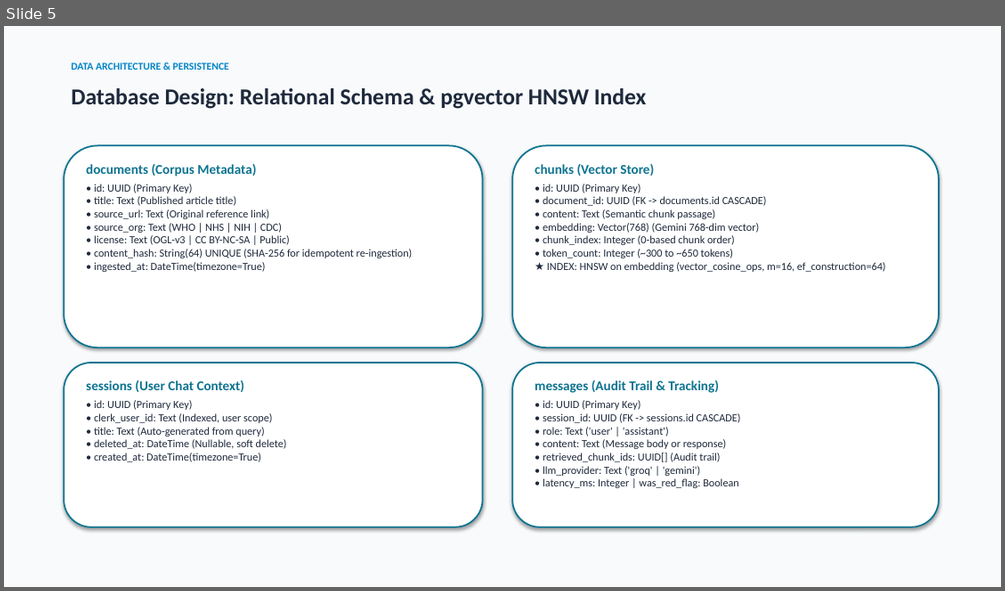
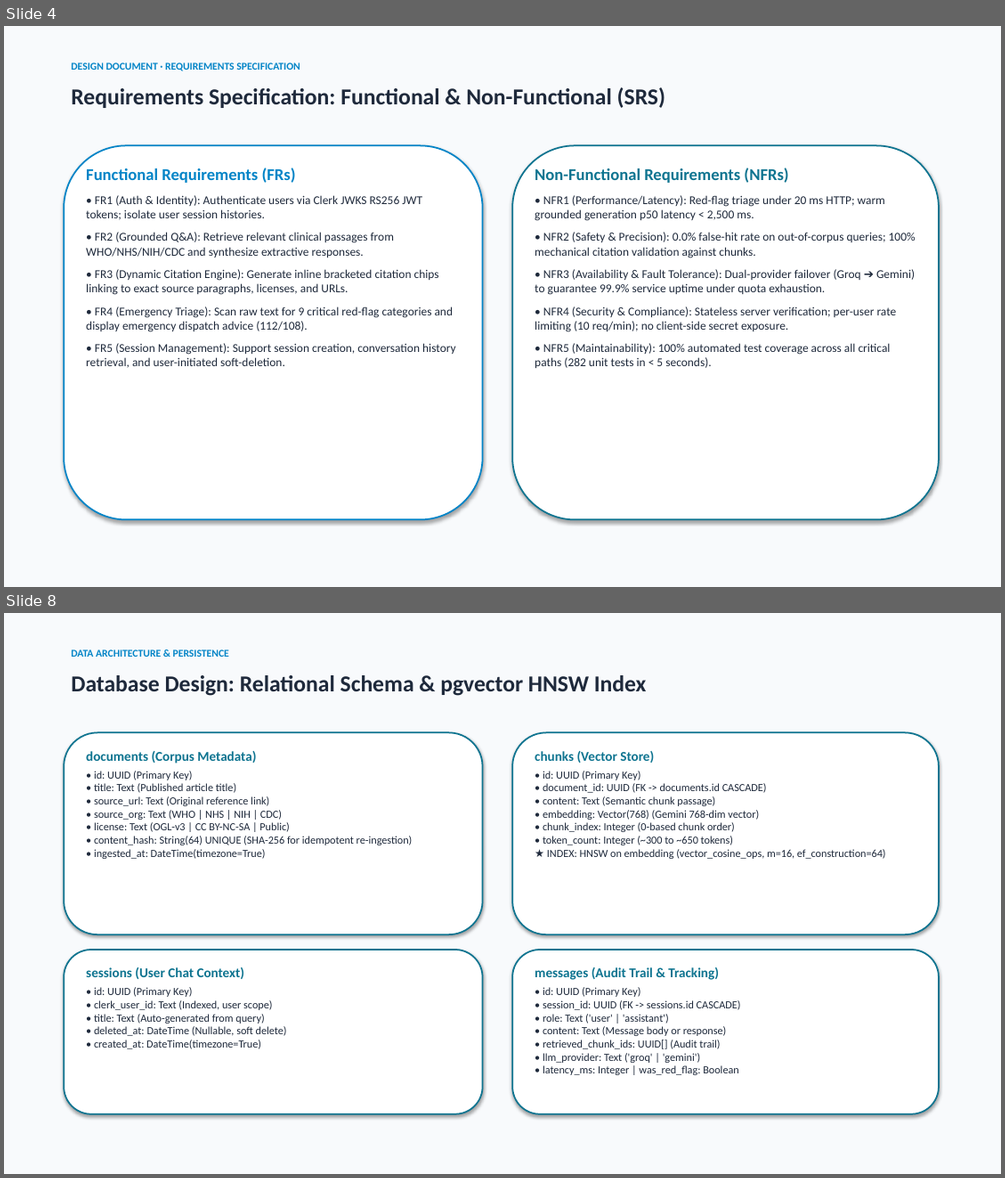
Before and after one commit to Shardul9999/Health_Assistant, a slide deck: docs/Health_Assistant_Evaluation.pptx. Shown one above the other, each under a label of ours: slide 5 before the commit, slides 4 and 8 after it; the slides between them are not shown. The pictures are 1005x591 and 1005x1178 pixels, drawn with LibreOffice and Linux fonts; fonts in the diff are those of the drawing. Boxes give left, top, right and bottom in pixels: in the first picture for what was removed or moved away, otherwise in the second. Text is boxed around its words. In the diff, an @@ line names an element or a change of style, - is before the commit and + after.

Commit message:
docs: add SRS requirements and TELOS feasibility analysis slides

```diff
--- a/docs/Health_Assistant_Evaluation.pptx
+++ b/docs/Health_Assistant_Evaluation.pptx
@@ slide 4 added at <box>4,26,1001,587</box>, background #FFFFFF @@
@@ rectangle added at <box>4,26,1001,587</box>, fill #F8FAFC, outline #F8FAFC 0.75 pt @@
@@ text added at <box>71,62,300,71</box>, 10 pt, text #0284C7, bold @@
+DESIGN DOCUMENT · REQUIREMENTS SPECIFICATION
@@ text added at <box>71,87,665,108</box>, 22 pt, text #1E293B, bold @@
+Requirements Specification: Functional & Non-Functional (SRS)
@@ rounded rectangle added at <box>64,145,483,520</box>, fill #FFFFFF, outline #0284C7 1.5 pt @@
@@ rounded rectangle added at <box>512,145,938,520</box>, fill #FFFFFF, outline #0E7490 1.5 pt @@
@@ text added at <box>86,168,456,368</box>, 11.5 pt, text #1E293B @@
+Functional Requirements (FRs)
+• FR1 (Auth & Identity): Authenticate users via Clerk JWKS RS256 JWT tokens; isolate user session histories.
+• FR2 (Grounded Q&A): Retrieve relevant clinical passages from WHO/NHS/NIH/CDC and synthesize extractive responses.
+• FR3 (Dynamic Citation Engine): Generate inline bracketed citation chips linking to exact source paragraphs, licenses, and URLs.
+• FR4 (Emergency Triage): Scan raw text for 9 critical red-flag categories and display emergency dispatch advice (112/108).
+• FR5 (Session Management): Support session creation, conversation history retrieval, and user-initiated soft-deletion.
@@ text added at <box>534,168,915,368</box>, 11.5 pt, text #1E293B @@
+Non-Functional Requirements (NFRs)
+• NFR1 (Performance/Latency): Red-flag triage under 20 ms HTTP; warm grounded generation p50 latency < 2,500 ms.
+• NFR2 (Safety & Precision): 0.0% false-hit rate on out-of-corpus queries; 100% mechanical citation validation against chunks.
+• NFR3 (Availability & Fault Tolerance): Dual-provider failover (Groq ➔ Gemini) to guarantee 99.9% service uptime under quota exhaustion.
+• NFR4 (Security & Compliance): Stateless server verification; per-user rate limiting (10 req/min); no client-side secret exposure.
+• NFR5 (Maintainability): 100% automated test coverage across all critical paths (282 unit tests in < 5 seconds).
@@ what was slide 5 is now slide 8 @@
```
Also in this commit, not shown: 13 slides changed, 2 other slides added, 2 other files.
